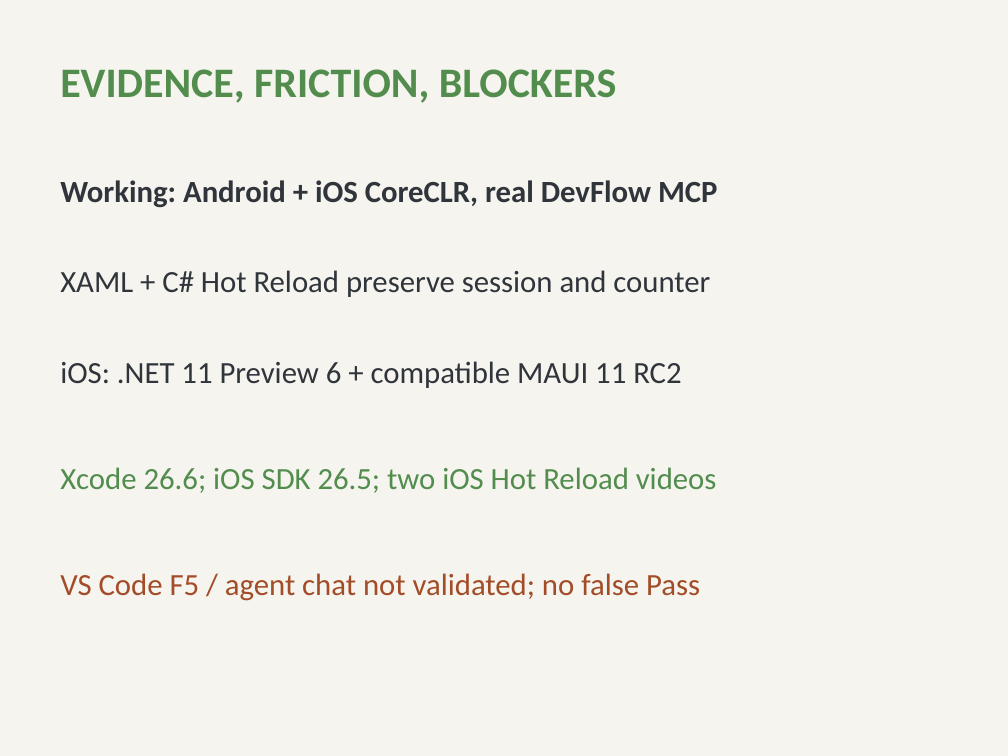
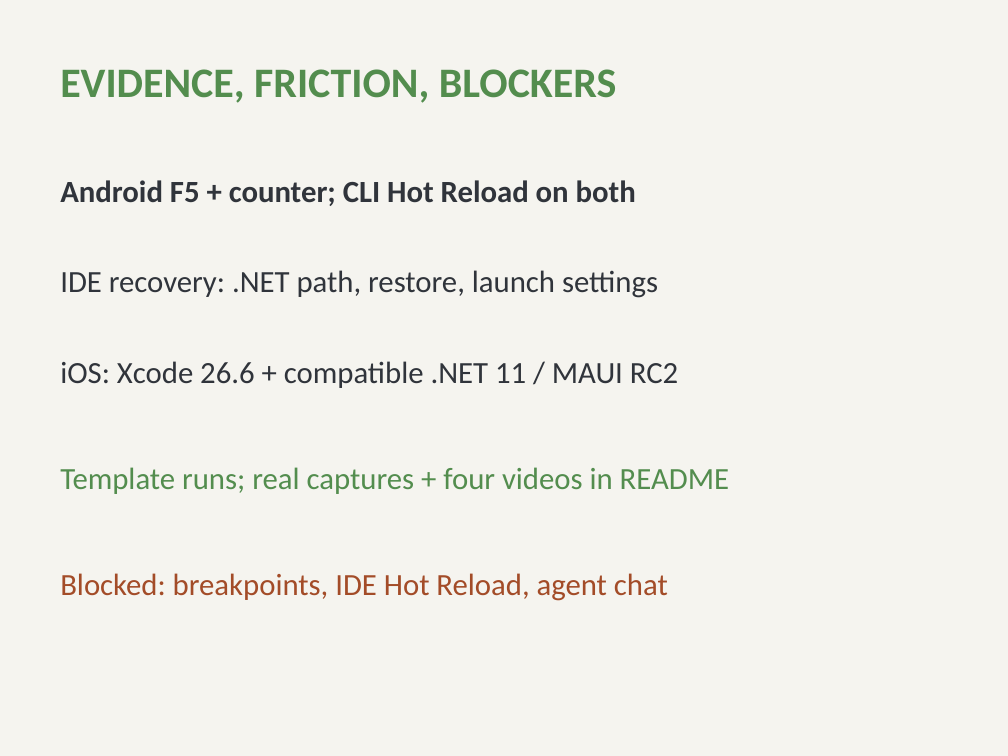
Before and after one commit to kubaflo/maui, a slide deck: slide 2 of src/Controls/samples/Wordzzle/Wordzzle-hackathon.pptx. Drawn at 1008x756 pixels with LibreOffice and Linux fonts; fonts in the diff are those of the drawing. Boxes give left, top, right and bottom in pixels: in the first picture for what was removed or moved away, otherwise in the second. Text is boxed around its words. In the diff, an @@ line names an element or a change of style, - is before the commit and + after.

```diff
--- a/src/Controls/samples/Wordzzle/Wordzzle-hackathon.pptx
+++ b/src/Controls/samples/Wordzzle/Wordzzle-hackathon.pptx
@@ text at (60, 180, 636, 206): text changed @@
-Working: Android + iOS CoreCLR, real DevFlow MCP
+Android F5 + counter; CLI Hot Reload on both
@@ text at (60, 270, 658, 298): text changed @@
-XAML + C# Hot Reload preserve session and counter
+IDE recovery: .NET path, restore, launch settings
@@ text at (60, 361, 678, 388): text changed @@
-iOS: .NET 11 Preview 6 + compatible MAUI 11 RC2
+iOS: Xcode 26.6 + compatible .NET 11 / MAUI RC2
@@ text at (60, 467, 729, 494): text changed @@
-Xcode 26.6; iOS SDK 26.5; two iOS Hot Reload videos
+Template runs; real captures + four videos in README
@@ text at (60, 573, 668, 601): text changed @@
-VS Code F5 / agent chat not validated; no false Pass
+Blocked: breakpoints, IDE Hot Reload, agent chat
```
Also in this commit, not shown: 1 other slide changed, 5 other files.
